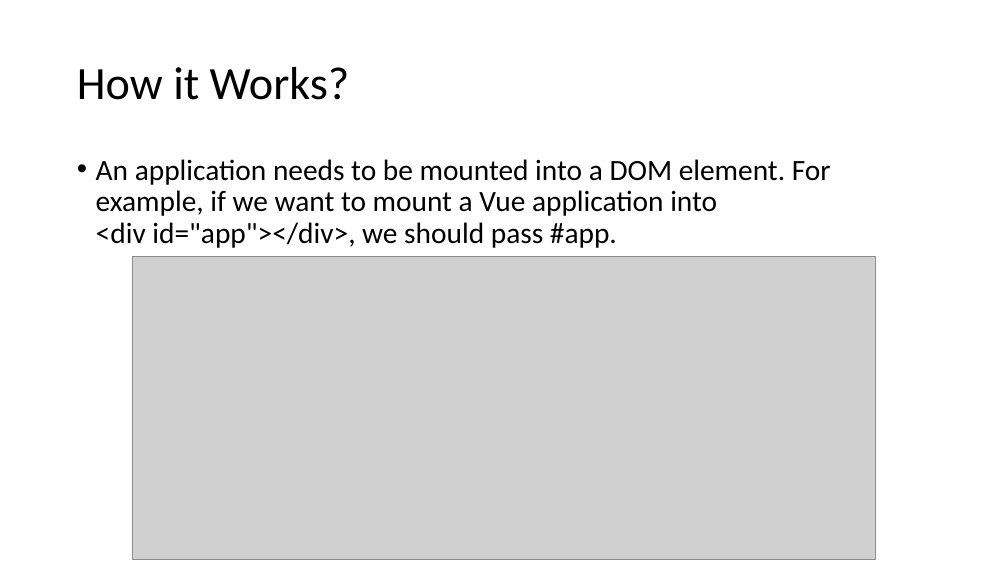
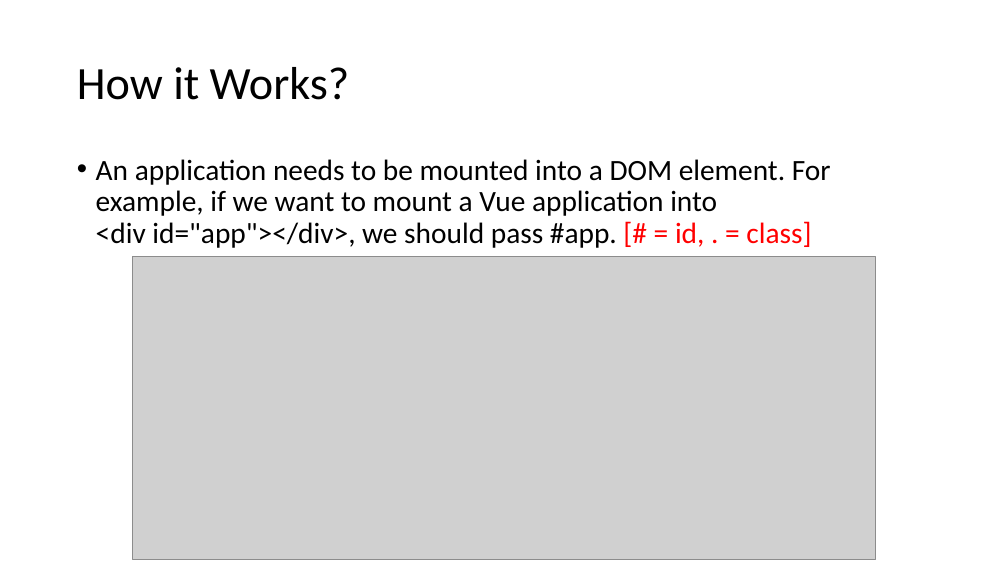
Before and after one commit to michael-ouyang-projects/vue3-practice, a slide deck: slide 10 of VUE3.pptx. Drawn at 1008x567 pixels with LibreOffice and Linux fonts; fonts in the diff are those of the drawing; grey boxes stand for pictures. Boxes give left, top, right and bottom in pixels: in the first picture for what was removed or moved away, otherwise in the second. Text is boxed around its words. In the diff, an @@ line names an element or a change of style, - is before the commit and + after.

Commit message:
update ppt

```diff
--- a/VUE3.pptx
+++ b/VUE3.pptx
@@ text at [96,159,831,248]: text changed @@
-• An application needs to be mounted into a DOM element. For example, if we want to mount a Vue application into <div id="app"></div>, we should pass #app.
+• An application needs to be mounted into a DOM element. For example, if we want to mount a Vue application into <div id="app"></div>, we should pass #app. [# = id, . = class]
```
Also in this commit, not shown: 10 other slides changed, 4 slides added.
